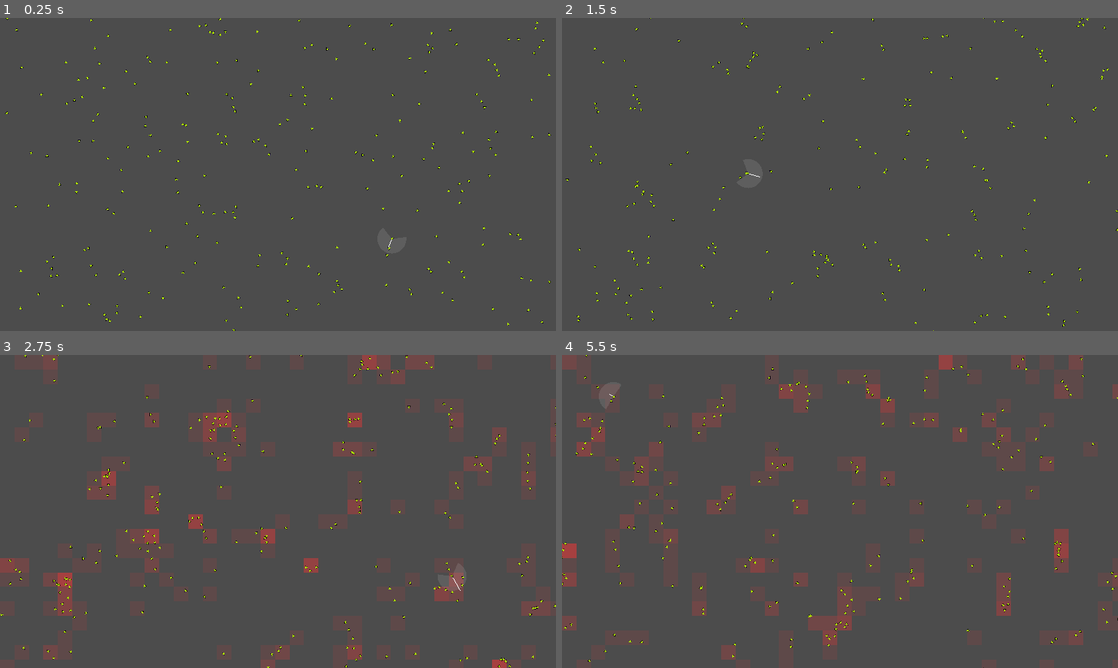
Above: before the commit, frames 1-4 (two rows, left to right).
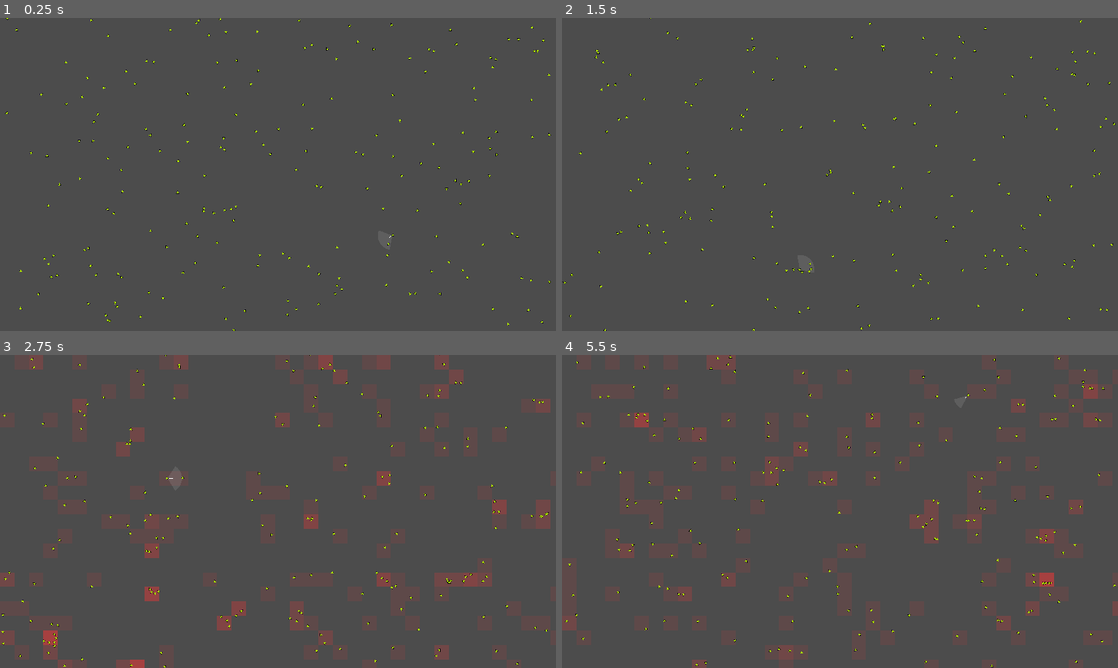
Above: after the commit, the same moments.

Repository: ferdyferdy9/Fish-Simulation
Game: Godot game, scene res://Scenes/2D_Boids_Model_B/Main.tscn
Two runs of this game, one before a commit and one after it. Both use one fixed random seed, a clock stepped at 60 frames per second and the inputs below.
Inputs:
- Up to frame 1 (0.25 s): no input
- Up to frame 2 (1.5 s): hold Right 0.53-1.28 s; hold Z 0.53-1.28 s; tap Space at 0.77 s; hold Left from 1.28 s (still down); tap Z at 1.35 s
- Up to frame 3 (2.75 s): tap Space at 1.52 s; release Left at 2.03 s; hold Right from 2.03 s (still down); hold Z from 2.03 s (still down)
- Up to frame 4 (5.5 s): release Z at 2.78 s; tap Z at 2.85, 4.35 s; tap Space at 3.02, 3.77, 4.52 s; release Right at 3.53 s; hold Z 3.53-4.28 s; hold Left from 3.53 s (still down); hold Z from 5.03 s (still down)

The runs differ from the first frame. In frame 1, 0.5% of the frame differs, in the area x 1-98%, y 0-98%; in frame 2, 1.1%; in frame 3, 10%, in the area x 0-100%, y 0-100%; in frame 4, 9.0%.

Commit message:
Small Tweaks

Diff:
--- a/Scenes/2D_Boids_Model_A/Main.gd
+++ b/Scenes/2D_Boids_Model_A/Main.gd
@@ -19,7 +19,7 @@
 		for y in range(-2, 2 + (window_height+100) / grid_size):
 			grid[x][y] = []
 
-	for i in range(240):
+	for i in range(200):
 		var b:Boid2D = boid_prototype.instance()
 
 		if i == 0:
@@ -87,5 +87,5 @@
 				alpha = clamp(alpha, 0, 1)
 
 				draw_rect(
-					Rect2(x*grid_size, y*grid_size, 100, 100),
+					Rect2(x*grid_size, y*grid_size, grid_size, grid_size),
 					Color(1, 0.2, 0.2, alpha))
--- a/Scenes/2D_Boids_Model_B/Boid2D.gd
+++ b/Scenes/2D_Boids_Model_B/Boid2D.gd
@@ -7,7 +7,7 @@
 export var debug_mode:bool = false
 
 var vision_dist: float
-var vision_radius: float = 240
+var vision_radius: float = 100
 var window_width = ProjectSettings.get_setting("display/window/size/width")
 var window_height = ProjectSettings.get_setting("display/window/size/height")\
 
--- a/Scenes/2D_Boids_Model_B/Boid2D.tscn
+++ b/Scenes/2D_Boids_Model_B/Boid2D.tscn
@@ -20,3 +20,6 @@
 [node name="Sprite" type="Sprite" parent="."]
 scale = Vector2( 0.4, 0.4 )
 texture = ExtResource( 2 )
+
+[node name="CollisionPolygon2D" type="CollisionPolygon2D" parent="."]
+polygon = PoolVector2Array( -9.68075, -9.28015, -9.68075, 9.60719, 9.05346, -0.0406685 )
